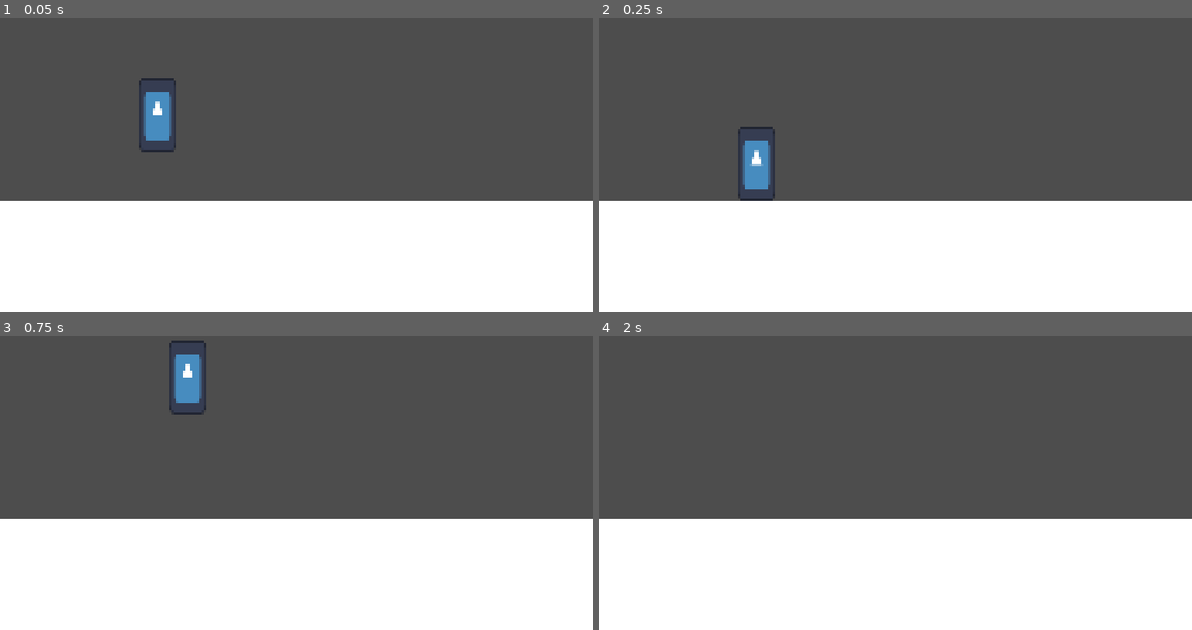
Above: before the commit, frames 1-4 (two rows, left to right).
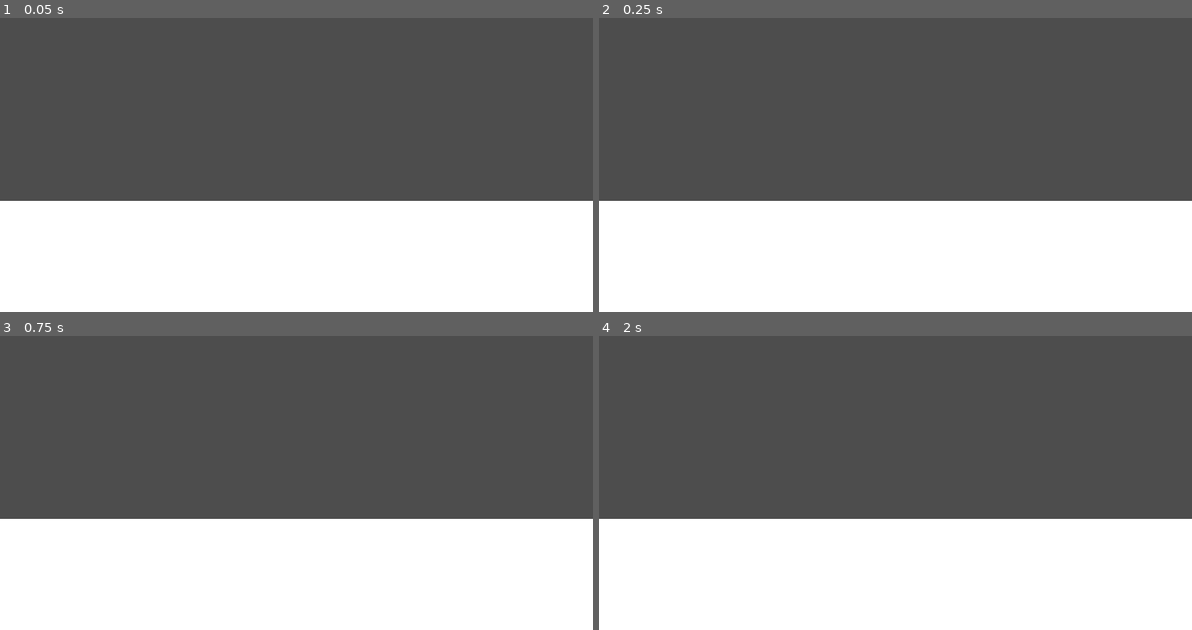
Above: after the commit, the same moments.

Repository: BranditTheBandit/pengin
Game: Godot game, scene res://scenes/game.tscn
Same seed, same stepped clock (60 frames per second), same inputs: the game is played once before the commit and once after it. The engine's default icon, where the game draws it, is replaced by a stand-in: a white triangle on a blue panel in a dark square.
Inputs (mouse positions are in pixels of both pictures, inside the frame that each line leads up to):
- Up to frame 1 (0.05 s): no input
- Up to frame 2 (0.25 s): no input
- Up to frame 3 (0.75 s): tap Enter (ui_accept) at 0.5 s; move the mouse to (426, 447) at 0.52 s; hold Right (ui_right) from 0.53 s (still down); tap Alt at 0.6 s; click (426, 447) at 0.67 s
- Up to frame 4 (2 s): keep holding Right (ui_right); tap Enter (ui_accept) at 0.77, 1.52 s; move the mouse to (776, 480) at 1.27 s; tap Shift at 1.35 s

The runs differ from the first frame. In frame 1, 1.0% of the frame differs, in the area x 23-30%, y 20-46%; in frame 2, 1.0%; in frame 3, 1.0%; in frame 4, nothing differs.

Commit message:
real pengin!!!
added the penguin sprite and made it flip when you change direction!
also added friction

Diff:
--- a/scenes/game.tscn
+++ b/scenes/game.tscn
@@ -1,11 +1,11 @@
 [gd_scene format=4 uid="uid://cskndeg86knqh"]
 
 [ext_resource type="Script" uid="uid://cqjc7rmxe80vr" path="res://scripts/player.gd" id="1_lnu2h"]
-[ext_resource type="Texture2D" uid="uid://d0b46ma1wc11j" path="res://icon.svg" id="1_uwrxv"]
+[ext_resource type="Texture2D" uid="uid://bsnuk16h0f3ht" path="res://textures/pengin.png" id="2_lnu2h"]
 [ext_resource type="Texture2D" uid="uid://v3hs50mccvle" path="res://textures/ice.png" id="2_yqjtg"]
 
 [sub_resource type="RectangleShape2D" id="RectangleShape2D_e4i8c"]
-size = Vector2(16, 32)
+size = Vector2(11, 18)
 
 [sub_resource type="TileSetAtlasSource" id="TileSetAtlasSource_lnu2h"]
 texture = ExtResource("2_yqjtg")
@@ -24,9 +24,9 @@
 JUMP_VELOCITY = -300.0
 
 [node name="Sprite" type="Sprite2D" parent="Player" unique_id=450675397]
-position = Vector2(-2.3841858e-07, 4.7683716e-07)
-scale = Vector2(0.12499999, 0.25)
-texture = ExtResource("1_uwrxv")
+texture_filter = 1
+scale = Vector2(1.0000002, 1)
+texture = ExtResource("2_lnu2h")
 
 [node name="Collision" type="CollisionShape2D" parent="Player" unique_id=981358704]
 shape = SubResource("RectangleShape2D_e4i8c")
--- a/scripts/player.gd
+++ b/scripts/player.gd
@@ -1,9 +1,10 @@
 extends CharacterBody2D
 
 
-@export var ACCELERATION := 10.0
-@export var MAX_SPEED := 50.0
-@export var JUMP_VELOCITY := -400.0
+@export var ACCELERATION := 10.
+@export var MAX_SPEED := 50.
+@export var JUMP_VELOCITY := -400.
+@export var FRICTION := 5.
 
 
 func _physics_process(delta: float) -> void:
@@ -20,5 +21,8 @@
 	var direction := Input.get_axis("ui_left", "ui_right")
 	if direction:
 		velocity.x += clampf(direction * ACCELERATION, -MAX_SPEED, MAX_SPEED)
+		$Sprite.flip_h = direction == -1
+	# there's probably a better way to write this lol
+	velocity.x += clampf(FRICTION, -absf(velocity.x), absf(velocity.x)) * -1. if velocity.x > 0. else 1.
 
 	move_and_slide()
